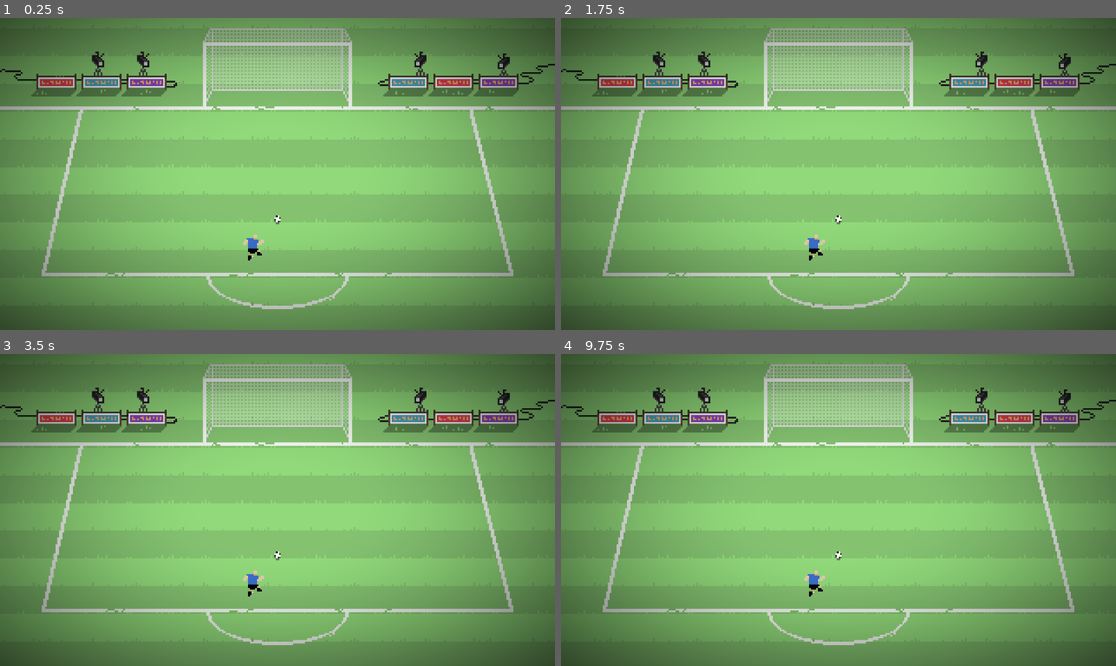
Above: before the commit, frames 1-4 (two rows, left to right).
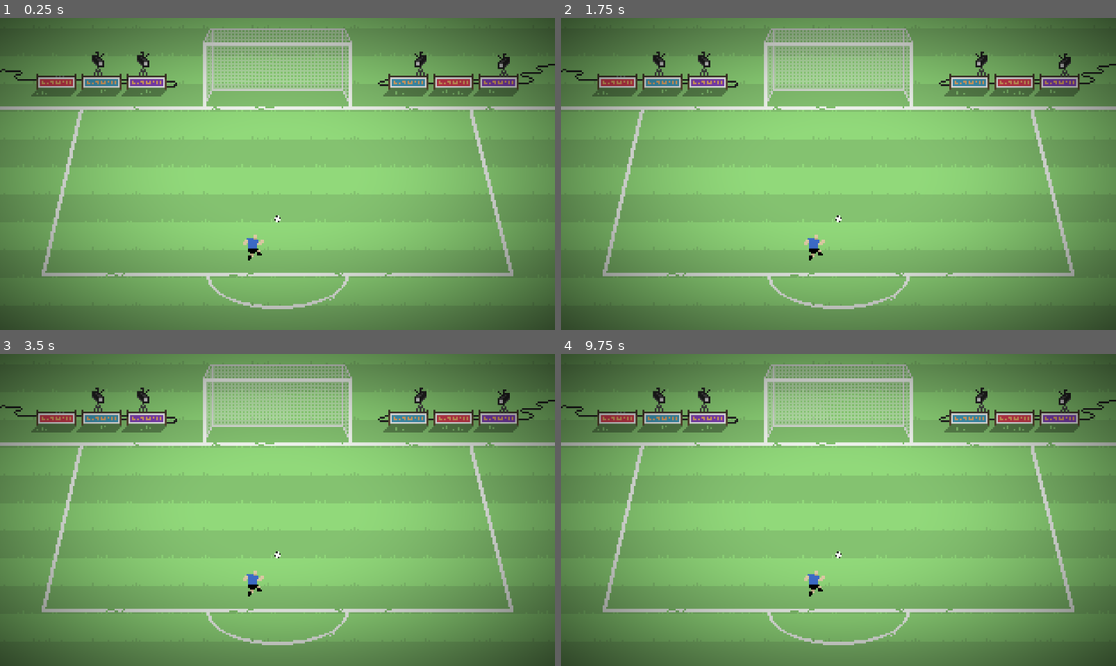
Above: after the commit, the same moments.

Repository: Gegbee/PixelPenalty
Game: Godot game, scene res://Test.tscn
Same seed, same stepped clock (60 frames per second), same inputs: the game is played once before the commit and once after it. The project has no main scene, so this scene is started directly.
Inputs:
- Up to frame 1 (0.25 s): no input
- Up to frame 2 (1.75 s): tap Enter (enter) at 0.5, 0.6, 1.35 s
- Up to frame 3 (3.5 s): tap Enter (enter) at 2.1, 2.85 s
- Up to frame 4 (9.75 s): tap Enter (enter) every 0.75 s from 3.6 to 9.6 s

The runs differ from the first frame. In frame 1, 2.2% of the frame differs, in the area x 36-63%, y 4-67%; in frame 2, 2.0%; in frame 3, 2.1%; in frame 4, 2.1%.

Commit message:
New physics, sounds, and net wave

Diff:
--- a/Ball/Ball.gd
+++ b/Ball/Ball.gd
@@ -1,63 +1,80 @@
-extends Node2D
+extends KinematicBody2D
 
-var lift : float = 0.0
-var init_velocity : float = 0.0
-var velocity : float = 0.0
-var angle : float = 0.0
-var height : float = 0.0
-
-var lift_mult : float = 4.8
 var moving = false
 var time : float = 0.0
-var z_time : float = time
-var xy_time : float = time
-var init_pos = Vector2()
 
-const GRAVITY = 50.0
-const MASS : int = 2
-const FRICTION_COEFFICIENT : float = 260.0
-const AIR_RESISTANCE_COEFFICIENT : float = 70.0
+const GRAVITY = 90.0
+const FRICTION_COEFFICIENT : float = 0.98 # 0 - 1
+const AIR_RESISTANCE_COEFFICIENT : float = 0.995 # 0 - 1
+var lift_mult : float = 0.5 # 0 - 1
+
+var vel = Vector3()
+var pos = Vector3()
+var height : float = 0.0
+var prev_vel = Vector3()
 
 func _ready():
-	init_pos = position
 	$Shadow.modulate.a = 0.4
-	get_parent().get_node("Debug").add_debug_label("height")
 
-func _process(delta):
+func _physics_process(delta):
 	if moving:
-		$Ball/BallSprite.speed_scale = velocity / 120
-		$Ball/BallSprite.play('rolling')
 		time += delta
-		z_time += delta
-		xy_time += delta
-		height = sin(lift) * init_velocity * z_time / lift_mult - GRAVITY * 0.5 * pow(z_time, 2)
-		get_parent().get_node("Debug").update_debug_label("height", str(height))
-		if height < 0:
-			lift_mult *= 1.9
-			z_time = 0
+		height += (vel.z - GRAVITY * time) * delta
+		if height <= 0:
+			height = 0
+			if abs(vel.z - GRAVITY * time) > 4:
+				$Grass.pitch_scale = 0.6 + randf() * 0.2
+				$Grass.volume_db = abs(vel.z - GRAVITY * time) * 0.2 - 15
+				$Grass.play()
+			move(vel.x, vel.y, -(vel.z - GRAVITY * time) * lift_mult)
+
+		var speed = Vector2(vel.x, vel.y)
+		if height < 0.5:
+			var friction = FRICTION_COEFFICIENT
+			vel.y *= friction
+			vel.x *= friction
+		else:
+			var air_resistance = AIR_RESISTANCE_COEFFICIENT
+			vel.y *= air_resistance
+			vel.x *= air_resistance
+
+		var collision = move_and_collide(speed * delta)
+		if collision:
+			var speed_mult = 1.0
+			if collision.collider.is_in_group('post') or collision.collider.is_in_group('bar'):
+				$Bar.pitch_scale = 0.9 + (randf() * 0.5 - 0.5)
+				$Bar.volume_db = vel.length() * 0.02 - 10
+				$Bar.play()
+				speed_mult = 0.7
+			elif collision.collider.is_in_group('net'):
+				$Net.pitch_scale = 0.5 + randf() * 0.3
+				$Net.volume_db = vel.length() * 0.02 - 15
+				$Net.play()
+				speed_mult = 0.1
+				collision.collider.get_parent().get_parent().jiggle(0.0002 * vel.length())
+			var reflection_speed = speed.bounce(collision.normal) * speed_mult
+			move(reflection_speed.x, reflection_speed.y, (vel.z - GRAVITY * time))
+
+		$CollisionShape2D.position.y = -height
 		$Ball.position.y = -height
-		position.x -= sin(angle) * cos(lift) * velocity * delta
-		position.y -= cos(angle) * cos(lift) * velocity * delta
-		if velocity <= 0:
-			xy_time = 0
-			velocity = 0
+
+		if abs(speed.length()) > 20:
+			$Ball/BallSprite.play('rolling')
+			$Ball/BallSprite.speed_scale = 1.5
 		else:
-			if height < 0.5:
-				var friction = delta * FRICTION_COEFFICIENT
-				velocity = velocity - friction
-			else:
-				var air_resistance = delta * AIR_RESISTANCE_COEFFICIENT
-				velocity = velocity - air_resistance
+			$Ball/BallSprite.play('default')
+		if abs(vel.length()) < 10:
+			moving = false
 	else:
+
 		$Ball/BallSprite.play('default')
 
-func kick(_init_velocity : float, _lift : float, _angle : float):
-	lift = _lift
-	init_velocity = _init_velocity
-	velocity = _init_velocity
-	angle = _angle
+func move(x_vel : float, y_vel : float, z_vel : float):
+	if abs(z_vel) < 0.01:
+		z_vel = 0
+	if Vector2(x_vel, y_vel).length() < 0.01:
+		x_vel = 0
+		y_vel = 0
+	vel = Vector3(x_vel, y_vel, z_vel)
+	time = 0
 	moving = true
-
-
-func _on_Ball_body_entered(body):
-	moving = false
--- a/Ball/Ball.tscn
+++ b/Ball/Ball.tscn
@@ -1,28 +1,19 @@
-[gd_scene load_steps=9 format=2]
+[gd_scene load_steps=12 format=2]
 
 [ext_resource path="res://Ball/Ball.png" type="Texture" id=1]
 [ext_resource path="res://Ball/Ball.gd" type="Script" id=2]
 [ext_resource path="res://Ball/Shadow.png" type="Texture" id=3]
 [ext_resource path="res://Ball/Ball1.png" type="Texture" id=4]
+[ext_resource path="res://Sounds/impactBell_heavy_000.ogg" type="AudioStream" id=5]
 [ext_resource path="res://Ball/Ball3.png" type="Texture" id=6]
+[ext_resource path="res://Sounds/footstep_grass_004.ogg" type="AudioStream" id=7]
+[ext_resource path="res://Sounds/footstep_wood_002.ogg" type="AudioStream" id=8]
+[ext_resource path="res://Sounds/footstep_snow_004.ogg" type="AudioStream" id=9]
 
-[sub_resource type="ParticlesMaterial" id=3]
-flag_disable_z = true
-direction = Vector3( 0, -1, 0 )
-gravity = Vector3( 0, 98, 0 )
-initial_velocity = 30.0
-initial_velocity_random = 1.0
-angular_velocity = 10.0
-angular_velocity_random = 1.0
-orbit_velocity = 0.0
-orbit_velocity_random = 0.0
-scale = 6.0
-color = Color( 0.596078, 0.878431, 0.509804, 1 )
-
-[sub_resource type="CircleShape2D" id=2]
+[sub_resource type="CircleShape2D" id=1]
 radius = 2.0
 
-[sub_resource type="SpriteFrames" id=1]
+[sub_resource type="SpriteFrames" id=2]
 animations = [ {
 "frames": [ ExtResource( 1 ) ],
 "loop": true,
@@ -35,30 +26,40 @@
 "speed": 4.0
 } ]
 
-[node name="BallContainer" type="Node2D"]
+[node name="BallContainer" type="KinematicBody2D" groups=[
+"ball",
+]]
 scale = Vector2( 6, 6 )
+z_index = 1
 script = ExtResource( 2 )
 
 [node name="Shadow" type="Sprite" parent="."]
-position = Vector2( 0, 1.5 )
 texture = ExtResource( 3 )
 
-[node name="Grass" type="Particles2D" parent="."]
-visible = false
-emitting = false
-amount = 6
-one_shot = true
-explosiveness = 1.0
-randomness = 0.4
-local_coords = false
-process_material = SubResource( 3 )
+[node name="CollisionShape2D" type="CollisionShape2D" parent="."]
+shape = SubResource( 1 )
 
-[node name="Ball" type="Area2D" parent="."]
-
-[node name="CollisionShape2D" type="CollisionShape2D" parent="Ball"]
-shape = SubResource( 2 )
+[node name="Ball" type="Node2D" parent="."]
 
 [node name="BallSprite" type="AnimatedSprite" parent="Ball"]
-frames = SubResource( 1 )
+frames = SubResource( 2 )
 animation = "rolling"
-[connection signal="body_entered" from="Ball" to="." method="_on_Ball_body_entered"]
+
+[node name="Bar" type="AudioStreamPlayer2D" parent="."]
+stream = ExtResource( 5 )
+pitch_scale = 0.9
+
+[node name="Net" type="AudioStreamPlayer2D" parent="."]
+stream = ExtResource( 9 )
+volume_db = -10.0
+pitch_scale = 0.4
+attenuation = 0.0099575
+
+[node name="Grass" type="AudioStreamPlayer2D" parent="."]
+stream = ExtResource( 7 )
+pitch_scale = 0.6
+
+[node name="Foot" type="AudioStreamPlayer2D" parent="."]
+stream = ExtResource( 8 )
+volume_db = 10.0
+pitch_scale = 0.76
--- a/Debug/Debug.gd
+++ b/Debug/Debug.gd
@@ -8,4 +8,4 @@
 	new_label.name = _name
 
 func update_debug_label(_name, data):
-	$VBoxContainer.get_node(_name).text = str(_name + ": " + data)
+	$VBoxContainer.get_node(_name).text = _name + ": " + str(data)
--- a/Goal/Goal.gd
+++ b/Goal/Goal.gd
@@ -1,10 +1,40 @@
 extends Node2D
 
-
-var init_position : Vector2 = Vector2()
+var goal_height : int = 0.0
+var inside_net : bool = false
+var cur_swing : float = 0.01
+var new_swing : float = 0.0
 
 func _ready():
-	init_position = $Line.position
+	goal_height = -$Bar.position.y
 
 func _process(_delta):
-	$Line.position.y = init_position.y - get_parent().get_node('Ball').height
+	cur_swing = lerp(cur_swing, 0.01, 0.02)
+	$BackNet.material.set_shader_param("amplitude", cur_swing)
+	var ball_height = get_parent().get_node('Ball').height
+	$Lines.position.y = -ball_height
+	if ball_height > goal_height and inside_net == false:
+		if ball_height < goal_height + 2:
+			$Bar/Bar.disabled = false
+		else:
+			$Bar/Bar.disabled = true
+		$GoalTop.z_index = 0
+		disable_back(true)
+	else:
+		$Bar/Bar.disabled = true
+		$GoalTop.z_index = 2
+		disable_back(false)
+
+func _on_Front_body_entered(body):
+	if body.is_in_group('ball'):
+		inside_net = not inside_net
+
+func disable_back(what : bool):
+	$Lines/Back/Back.disabled = what
+	$Lines/Front/GoalLine.disabled = what
+	$Lines/Posts/PostLeft.disabled = what
+	$Lines/Posts/PostRight.disabled = what
+
+func jiggle(power : float):
+	cur_swing = power
+	$BackNet.material.set_shader_param("amplitude", cur_swing)
--- a/Goal/Goal.tscn
+++ b/Goal/Goal.tscn
@@ -1,50 +1,80 @@
-[gd_scene load_steps=6 format=2]
+[gd_scene load_steps=10 format=2]
 
-[ext_resource path="res://Goal/GoalLarge.png" type="Texture" id=1]
+[ext_resource path="res://Goal/Net.shader" type="Shader" id=1]
 [ext_resource path="res://Goal/Goal.gd" type="Script" id=2]
+[ext_resource path="res://Goal/GoalBottom.png" type="Texture" id=3]
+[ext_resource path="res://Goal/GoalTop.png" type="Texture" id=4]
+[ext_resource path="res://Goal/Net.png" type="Texture" id=5]
 
-[sub_resource type="CapsuleShape2D" id=1]
+[sub_resource type="ShaderMaterial" id=5]
+shader = ExtResource( 1 )
+shader_param/amplitude = 0.01
+shader_param/frequency = 10.0
+
+[sub_resource type="RectangleShape2D" id=1]
+extents = Vector2( 41, 1 )
+
+[sub_resource type="CapsuleShape2D" id=2]
 radius = 1.00002
-height = 3.99995
-
-[sub_resource type="RectangleShape2D" id=2]
-extents = Vector2( 41, 2 )
+height = 1.99996
 
 [sub_resource type="RectangleShape2D" id=3]
-extents = Vector2( 41, 2 )
+extents = Vector2( 41, 1 )
 
 [node name="Goal" type="Node2D"]
 scale = Vector2( 6, 6 )
 script = ExtResource( 2 )
 
-[node name="Sprite" type="Sprite" parent="."]
-position = Vector2( 0, -0.5 )
-texture = ExtResource( 1 )
+[node name="BackNet" type="Polygon2D" parent="."]
+material = SubResource( 5 )
+texture = ExtResource( 5 )
+polygon = PoolVector2Array( -37, -42, -24, -42, -12, -42, 0, -42, 12, -42, 24, -42, 37, -42, 41, -38, 41, -24, 41, -12, 41, -2, 37, -8, 24, -8, 12, -8, 0, -8, -12, -8, -24, -8, -37, -8, -41, -2, -41, -12, -41, -24, -41, -38 )
 
-[node name="Line" type="StaticBody2D" parent="."]
-position = Vector2( 3.55271e-15, 21 )
-__meta__ = {
-"_edit_group_": true
-}
+[node name="GoalBottom" type="Sprite" parent="."]
+position = Vector2( 0, -21.5 )
+texture = ExtResource( 3 )
 
-[node name="PostLeft" type="CollisionShape2D" parent="Line"]
-position = Vector2( -42, -1 )
+[node name="GoalTop" type="Sprite" parent="."]
+position = Vector2( 0, -21.5 )
+texture = ExtResource( 4 )
+
+[node name="Lines" type="Node2D" parent="."]
+
+[node name="Front" type="Area2D" parent="Lines" groups=[
+"front",
+]]
+
+[node name="GoalLine" type="CollisionShape2D" parent="Lines/Front"]
+position = Vector2( 0, -1 )
 shape = SubResource( 1 )
 
-[node name="PostRight" type="CollisionShape2D" parent="Line"]
-position = Vector2( 42, -1 )
-shape = SubResource( 1 )
+[node name="Back" type="StaticBody2D" parent="Lines" groups=[
+"back",
+"net",
+]]
 
-[node name="GoalLine" type="CollisionShape2D" parent="Line"]
-position = Vector2( -3.55271e-15, -1 )
+[node name="Back" type="CollisionPolygon2D" parent="Lines/Back"]
+position = Vector2( 79, 2 )
+polygon = PoolVector2Array( -38, -9, -41, -13, -117, -13, -120, -9, -120, -5, -117, -10, -41, -10, -38, -5 )
+
+[node name="Posts" type="StaticBody2D" parent="Lines" groups=[
+"post",
+]]
+
+[node name="PostLeft" type="CollisionShape2D" parent="Lines/Posts"]
+position = Vector2( -42, 1 )
 shape = SubResource( 2 )
 
-[node name="Bar" type="StaticBody2D" parent="."]
-position = Vector2( -8.47033e-22, -13 )
-__meta__ = {
-"_edit_group_": true
-}
+[node name="PostRight" type="CollisionShape2D" parent="Lines/Posts"]
+position = Vector2( 42, 1 )
+shape = SubResource( 2 )
 
-[node name="CollisionShape2D" type="CollisionShape2D" parent="Bar"]
-position = Vector2( 8.47033e-22, -1 )
+[node name="Bar" type="StaticBody2D" parent="." groups=[
+"bar",
+]]
+position = Vector2( 0, -33 )
+
+[node name="Bar" type="CollisionShape2D" parent="Bar"]
+position = Vector2( -1.00974e-28, -1 )
 shape = SubResource( 3 )
+[connection signal="body_entered" from="Lines/Front" to="." method="_on_Front_body_entered"]
--- /dev/null
+++ b/Goal/Net.shader
@@ -0,0 +1,9 @@
+shader_type canvas_item;
+
+uniform float amplitude = 2.0;
+uniform float frequency = 12.0;
+
+void vertex() {
+	VERTEX.y += sin((UV.x - TIME) * frequency) * UV.x * amplitude;
+	VERTEX.x += cos((UV.y - TIME) * frequency) * UV.x * amplitude;
+}
--- a/Offense/Kicker.gd
+++ b/Offense/Kicker.gd
@@ -4,38 +4,49 @@
 
 var force : float = 0.0 # 0 - 1
 var angle : float = 0.0 # radians
-var lift : float = 0.0 # radians
+var lift_angle : float = 0.0 # radians
 
-var max_lift : float = PI / 6
-var force_mult : float = 1800.0
-var max_angle : float = PI / 3
+var max_lift_angle : float = PI / 4.5
+var force_mult : float = 1000.0
+var max_angle : float = PI / 2.5
 
-const MASS : float = 2.0
+var onion_preload = preload("res://Offense/Onion.tscn")
+var onion_distance = 7
+onready var onions = []
 
-onready var onions = [$OnionLine/line, $OnionLine/line2, $OnionLine/line3, $OnionLine/line4, $OnionLine/line5]
-onready var shadows = [$OnionLine/shadow, $OnionLine/shadow2, $OnionLine/shadow3, $OnionLine/shadow4, $OnionLine/shadow5]
+func _ready():
+	create_onions(5)
 
 func _process(_delta):
 	var left_joy_x = -Input.get_joy_axis(controller_id, 0)
 	var right_joy_y = Input.get_joy_axis(controller_id, 3)
 	angle = left_joy_x * max_angle
-	lift = ((right_joy_y + 1) / 2) * max_lift
+	lift_angle = ((right_joy_y + 1) / 2) * max_lift_angle
 
 	for onion in onions:
 		var onion_index = onions.find(onion)
 		onion.modulate.a = (float(onion_index + 1) / 5.0) * force
-		var onion_length = -7 * force * (len(onions) - onion_index)
-		onion.position.y = onion_length * cos(angle) * cos(lift)
-		onion.position.x = onion_length * sin(angle) * cos(lift)
-		shadows[onion_index].position = onion.position
-		# var lift_onion = lift * sqrt(len(onions) - onion_index - 0.6) * 12
-		onion.position.y += sin(lift) * onion_length
-		shadows[onion_index].modulate.a = lift * (onion_index + 1) / 10
+		var onion_length = -onion_distance * force * (len(onions) - onion_index)
+		onion.position.y = onion_length * cos(angle) * cos(lift_angle)
+		onion.position.x = onion_length * sin(angle) * cos(lift_angle)
+		# var lift_angle_onion = lift_angle * sqrt(len(onions) - onion_index - 0.6) * 12
+		onions[onion_index].get_node('Point').position.y = sin(lift_angle) * onion_length
+		onions[onion_index].get_node('Shadow').modulate.a = lift_angle * (onion_index + 1) / 10
 		# https://media.giphy.com/media/G7PwL96y3pxl26eXmB/giphy.gif
 
 func _input(event):
 	if event.device == controller_id:
 		force = Input.get_action_strength("Force")
 		if event.is_action_pressed("Kick"):
-			var velocity = (force * force_mult) / MASS
-			get_parent().get_node("Ball").kick(velocity, lift, angle)
+			var velocity = (force * force_mult)
+			get_parent().get_node("Ball").move(
+				-velocity * cos(lift_angle) * sin(angle), # X
+				-velocity * cos(lift_angle) * cos(angle), # Y
+				velocity * sin(lift_angle) / 6 # Z
+			)
+
+func create_onions(amt : int):
+	for onion in amt:
+		var onion_instance = onion_preload.instance()
+		$OnionLine.add_child(onion_instance)
+		onions.append(onion_instance)
--- a/Offense/Kicker.tscn
+++ b/Offense/Kicker.tscn
@@ -1,9 +1,7 @@
-[gd_scene load_steps=6 format=2]
+[gd_scene load_steps=4 format=2]
 
 [ext_resource path="res://Offense/KickerDefault.png" type="Texture" id=1]
 [ext_resource path="res://Offense/Kicker.gd" type="Script" id=2]
-[ext_resource path="res://Offense/KickerLines.png" type="Texture" id=3]
-[ext_resource path="res://Offense/LinesShadow.png" type="Texture" id=4]
 
 [sub_resource type="SpriteFrames" id=1]
 animations = [ {
@@ -22,48 +20,3 @@
 frames = SubResource( 1 )
 
 [node name="OnionLine" type="Node2D" parent="."]
-
-[node name="shadow" type="Sprite" parent="OnionLine"]
-modulate = Color( 1, 1, 1, 0.215686 )
-position = Vector2( 0, -35 )
-texture = ExtResource( 4 )
-
-[node name="shadow2" type="Sprite" parent="OnionLine"]
-modulate = Color( 1, 1, 1, 0.215686 )
-position = Vector2( 0, -28 )
-texture = ExtResource( 4 )
-
-[node name="shadow3" type="Sprite" parent="OnionLine"]
-modulate = Color( 1, 1, 1, 0.215686 )
-position = Vector2( 0, -21 )
-texture = ExtResource( 4 )
-
-[node name="shadow4" type="Sprite" parent="OnionLine"]
-modulate = Color( 1, 1, 1, 0.215686 )
-position = Vector2( 0, -14 )
-texture = ExtResource( 4 )
-
-[node name="shadow5" type="Sprite" parent="OnionLine"]
-modulate = Color( 1, 1, 1, 0.215686 )
-position = Vector2( 0, -7 )
-texture = ExtResource( 4 )
-
-[node name="line" type="Sprite" parent="OnionLine"]
-position = Vector2( 0, -35 )
-texture = ExtResource( 3 )
-
-[node name="line2" type="Sprite" parent="OnionLine"]
-position = Vector2( 0, -28 )
-texture = ExtResource( 3 )
-
-[node name="line3" type="Sprite" parent="OnionLine"]
-position = Vector2( 0, -21 )
-texture = ExtResource( 3 )
-
-[node name="line4" type="Sprite" parent="OnionLine"]
-position = Vector2( 0, -14 )
-texture = ExtResource( 3 )
-
-[node name="line5" type="Sprite" parent="OnionLine"]
-position = Vector2( 0, -7 )
-texture = ExtResource( 3 )
--- /dev/null
+++ b/Offense/Onion.tscn
@@ -0,0 +1,12 @@
+[gd_scene load_steps=3 format=2]
+
+[ext_resource path="res://Offense/LinesShadow.png" type="Texture" id=1]
+[ext_resource path="res://Offense/KickerLines.png" type="Texture" id=2]
+
+[node name="Onion" type="Node2D"]
+
+[node name="Shadow" type="Sprite" parent="."]
+texture = ExtResource( 1 )
+
+[node name="Point" type="Sprite" parent="."]
+texture = ExtResource( 2 )
--- a/Test.tscn
+++ b/Test.tscn
@@ -25,7 +25,7 @@
 current = true
 
 [node name="Goal" parent="." instance=ExtResource( 4 )]
-position = Vector2( 0, -372 )
+position = Vector2( 0, -246 )
 
 [node name="Cameras&Signs" type="Sprite" parent="."]
 position = Vector2( 0, -328 )
Binary file added: Goal/BackNet.png
Not shown, added: Goal/BackNet.png.import
Binary file added: Goal/GoalBottom.png
Not shown, added: Goal/GoalBottom.png.import
Binary file changed: Goal/GoalLarge.png
Binary file added: Goal/GoalTop.png
Not shown, added: Goal/GoalTop.png.import
Binary file added: Goal/Net.png
Not shown, added: Goal/Net.png.import
Binary file added: Goal/SideNet.png
Not shown, added: Goal/SideNet.png.import
Not shown, added: Sounds/footstep_carpet_000.ogg.import
(and 263 more such lines)
